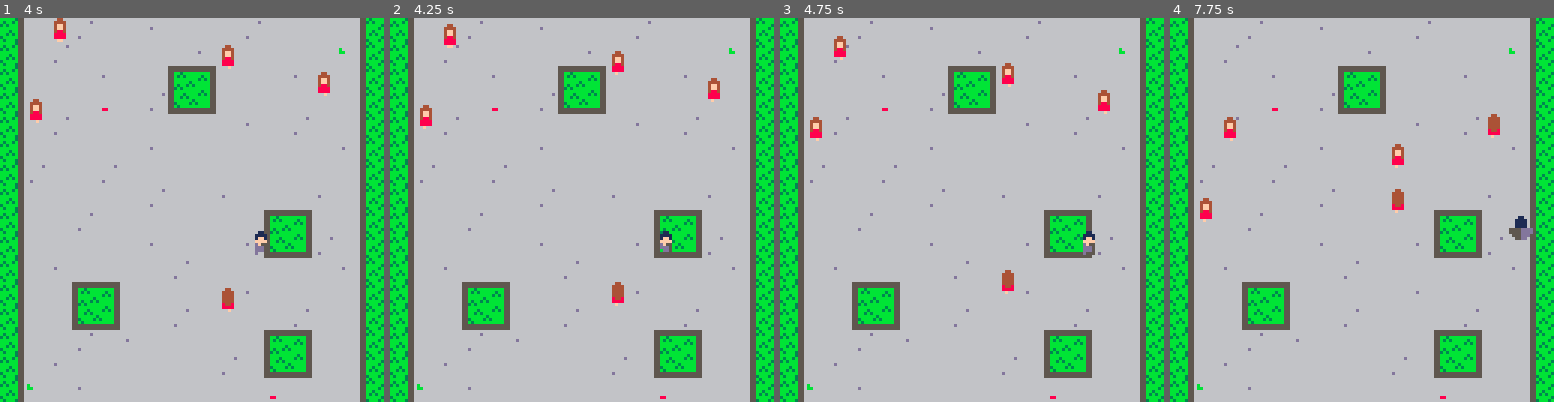
Above: before the commit, frames 1-4 (left to right).
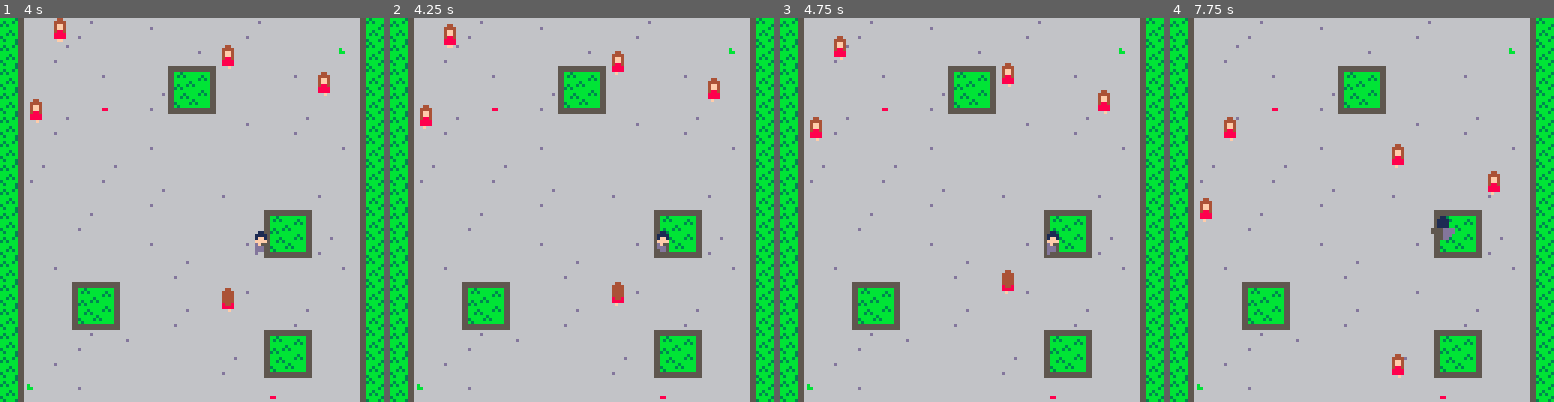
Above: after the commit, the same moments.

Repository: Wagomu056/SKing
Game: PICO-8 cartridge s-king.p8
Same seed, same stepped clock (60 frames per second), same inputs: the game is played once before the commit and once after it.
Inputs:
- Up to frame 1 (4 s): tap O (Z key) at 0.7, 1.7, 2.1, 2.5, 2.9, 3.3, 3.7 s; hold Right 1.6-2.1 s; hold Up 2.15-2.42 s; hold Right 2.47-3.03 s; hold Left 3.08-3.58 s; hold Down 3.63-3.97 s
- Up to frame 2 (4.25 s): hold Right from 4.02 s (still down); tap O (Z key) at 4.1 s
- Up to frame 3 (4.75 s): tap O (Z key) at 4.5 s; release Right at 4.68 s; hold Up from 4.73 s (still down)
- Up to frame 4 (7.75 s): tap O (Z key) every 0.4 s from 4.9 to 7.7 s; release Up at 5.03 s; hold Left 5.08-5.68 s; hold Down 5.73-6.03 s; hold Right 6.08-6.58 s; hold Right 6.63-7.13 s; hold Up 7.18-7.45 s; hold Right from 7.5 s (still down)

Frame 1 is identical in both runs. In frame 2, 0.1% of the frame differs, in the area x 69-74%, y 55-61%; in frame 3, 0.3%; in frame 4, 1.1%, in the area x 57-95%, y 25-94%.

Commit message:
壁判定やりかけ

Diff:
--- a/s-king.p8
+++ b/s-king.p8
@@ -396,10 +396,34 @@
 
 	-- move
 	if p.status=="normal" then
-		if(btn(0))p.x-=1
-		if(btn(1))p.x+=1
-		if(btn(2))p.y-=1;p:switch_dir("up")
-		if(btn(3))p.y+=1;p:switch_dir("down")
+		local new_pos={}
+		new_pos.x=p.x
+		new_pos.y=p.y
+		new_pos.dir_type=nil
+
+		if btn(0) then
+			new_pos.x-=1
+			new_pos.dir_type="left"
+		end
+		if btn(1) then
+			new_pos.x+=1
+			new_pos.dir_type="right"
+		end
+		if btn(2) then
+			new_pos.y-=1
+			new_pos.dir_type="up"
+			p:switch_dir("up")
+		end
+		if btn(3) then
+			new_pos.y+=1
+			new_pos.dir_type="down"
+			p:switch_dir("down")
+		end
+
+		if not check_wall(new_pos.x,new_pos.y,new_pos.dir_type) then
+			p.x=new_pos.x
+			p.y=new_pos.y
+		end
 
 		anim_actor(p)
 	end
@@ -407,6 +431,15 @@
 	p.col:move(p.x,p.y)
 end
 
+function check_wall(x,y,dir_type)
+	local d=dir_type
+	if(d=="right") x+=8
+	if(d=="down") y+=8
+
+	local map_f=mget(x/8,y/8)
+	printh("x:"..x.."y:"..y.."f:"..map_f)
+	return (band(map_f,0x1)~=0)
+end
 --[[
 debug
 --]]
@@ -560,7 +593,7 @@
 00000000000000000000000000000000000000000000000000000000000000000000000000000000000000000000000000000000000000000000000000000000
 
 __gff__
-0000000000000000000000000000000000000000000000000000000000000000000000000000000000000000000000000000000000000000000000000000000001010000000000000000000000000000000000000000000000000000000000000000000000000000000000000000000000000000000000000000000000000000
+0000000000000000000000000000000000000000000000000000000000000000000000000000000000000000000000000000000000000000000000000000000001010101000000000000000000000000000001010000000000000000000000000000000000000000000000000000000000000000000000000000000000000000
 0000000000000000000000000000000000000000000000000000000000000000000000000000000000000000000000000000000000000000000000000000000000000000000000000000000000000000000000000000000000000000000000000000000000000000000000000000000000000000000000000000000000000000
 __map__
 4070705070706070707050707070704100000000000000000000000000000000000000000000000000000000000000000000000000000000000000000000000000000000000000000000000000000000000000000000000000000000000000000000000000000000000000000000000000000000000000000000000000000000
